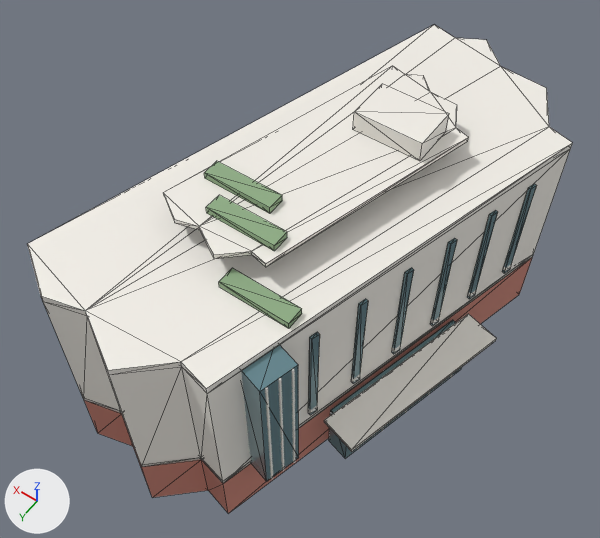
The glTF model assets/models/lui.glb: old version first, new version second.
Rendered twice from a camera (50 mm lens) standing at (-24.6, 37.8, 67.1) and looking at (0.8, 2.3, 11.3). The lights are fixed; the arrows at lower left show +X, +Y and +Z. The first picture is the older version. Mesh edges are drawn as thin lines on the coarser meshes. Where no turn or scale is listed for an object, it has been applied to the vertices.

Objects in the first picture: 'LCW_atrium', 'LCW_canopy', 'LCW_corner_glass', 'LCW_planter_0', 'LCW_planter_1', 'LCW_planter_2', 'LCW_podium', 'LCW_roof', 'LCW_roof_plant', 'LCW_roof_slab', 'LCW_slit_1', 'LCW_tower' and 11 more.
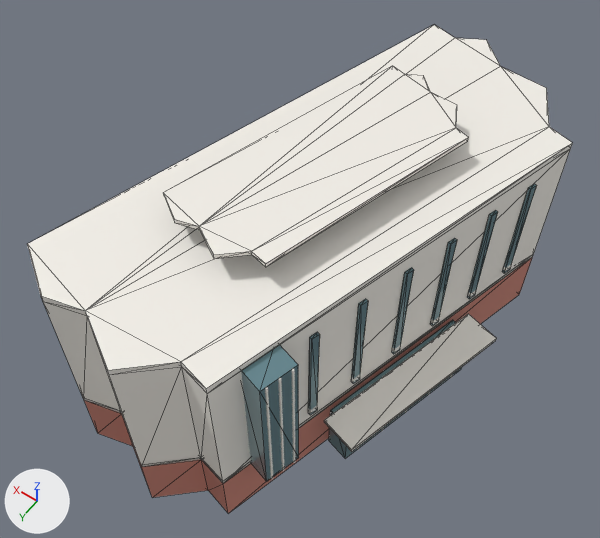
Boxes [x1, y1, x2, y2] around the edits, measured in the pictures (600 x 538 px):
'LCW_roof_plant', deleted
    before: [353, 84, 449, 161]
'LCW_planter_0', deleted
    before: [219, 268, 302, 328]
'LCW_planter_1', deleted
    before: [206, 195, 287, 251]
'LCW_planter_2', deleted
    before: [204, 161, 282, 213]

The change, as a list of edits to the scene's bpy script:
```text
Remove ob_lcw_planter_0:
    ob_lcw_planter_0 = bpy.data.objects.new('LCW_planter_0', me_cube_018)
    ob_lcw_planter_0.location = (-2.8, 12.02, 20.9)
Remove ob_lcw_planter_1:
    ob_lcw_planter_1 = bpy.data.objects.new('LCW_planter_1', me_cube_019)
    ob_lcw_planter_1.location = (0.89, 8.6, 23.1)
Remove ob_lcw_planter_2:
    ob_lcw_planter_2 = bpy.data.objects.new('LCW_planter_2', me_cube_020)
    ob_lcw_planter_2.location = (3.2, 6.02, 23.1)
Remove ob_lcw_roof_plant:
    ob_lcw_roof_plant = bpy.data.objects.new('LCW_roof_plant', me_cube_021)
    ob_lcw_roof_plant.location = (-2.8, -5.98, 23.7)
```
